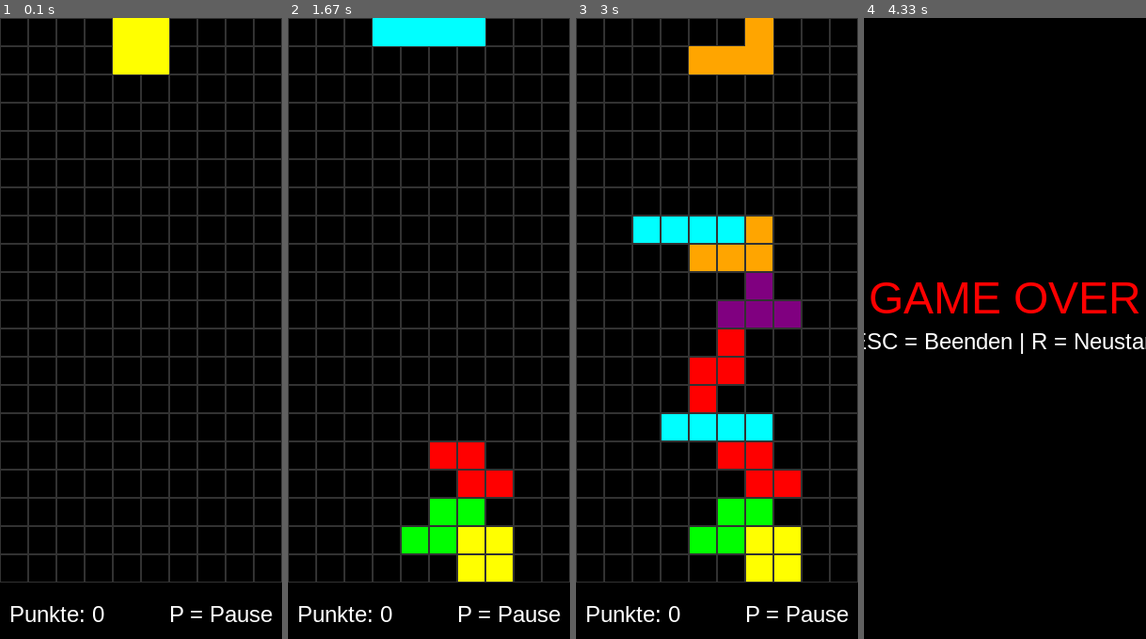
Above: before the commit, frames 1-4 (left to right).
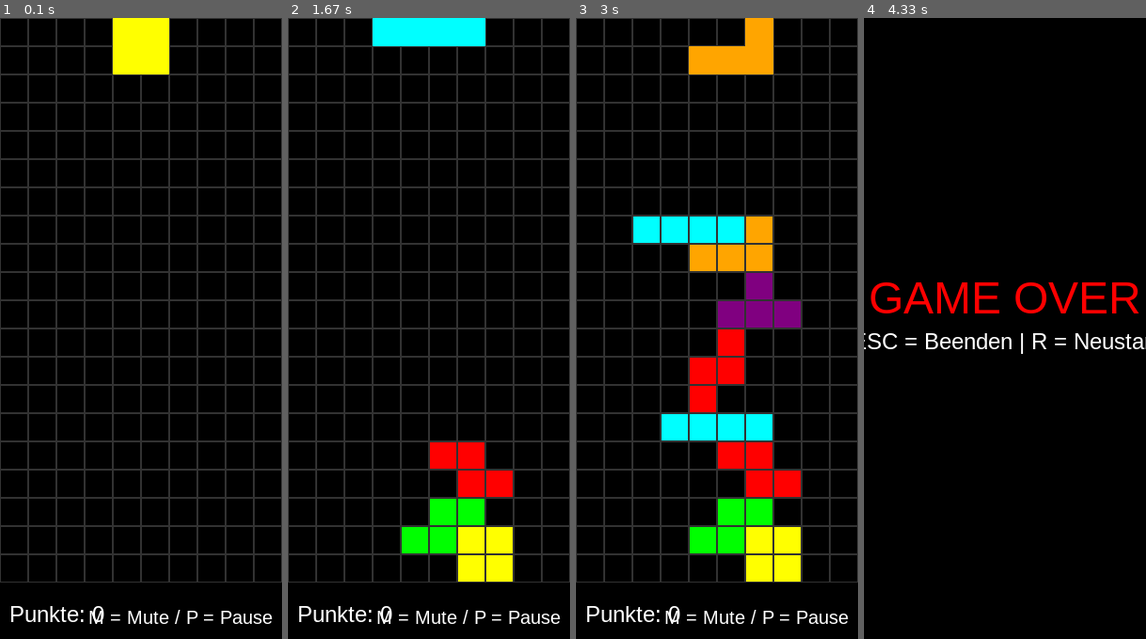
Above: after the commit, the same moments.

Repository: luca-waldvogel/tetris
Game: pygame game, started from main.py
Two runs of this game, one before a commit and one after it. Both use one fixed random seed, a clock stepped at 60 frames per second and the inputs below.
Inputs:
- Up to frame 1 (0.1 s): no input
- Up to frame 2 (1.67 s): hold M 0.33-0.8 s; hold Right 0.33-0.8 s; hold M 0.83-1.3 s; hold Right 0.83-1.3 s; tap Space at 0.9, 1.2, 1.4 s; hold Right from 1.33 s (still down)
- Up to frame 3 (3 s): tap Space at 1.7, 1.9, 2.23, 2.53, 2.73 s; release Right at 1.8 s; hold Up 1.83-2.13 s; hold Right 2.17-2.63 s; hold Left from 2.67 s (still down)
- Up to frame 4 (4.33 s): tap Space at 3.03, 3.3, 3.63, 3.93 s; release Left at 3.2 s; hold Down 3.23-3.53 s; hold Left 3.57-3.97 s

The runs differ from the first frame. In frame 1, 0.7% of the frame differs, in the area x 31-97%, y 94-98%; in frame 2, 0.7%; in frame 3, 0.7%; in frame 4, nothing differs.

Commit message:
music mute button

Diff:
--- a/main.py
+++ b/main.py
@@ -44,6 +44,7 @@
 def main():
     running = True
     paused = False
+    music_on = True
     fall_time = 0
     fall_speed = 30
     speed_increase_interval = 5000  # alle 5 Sekunden schneller
@@ -86,6 +87,13 @@
                     paused = not paused
                 if not paused:
                     pygame.mixer.music.set_volume(0.15)
+                    if event.key == pygame.K_m:
+                        if music_on:
+                            pygame.mixer.music.set_volume(0.0)
+                            music_on = False
+                        else:
+                            pygame.mixer.music.set_volume(0.15)
+                            music_on = True
                     if event.key == pygame.K_LEFT:
                         current.move(-1, 0)
                     elif event.key == pygame.K_RIGHT:
--- a/ui.py
+++ b/ui.py
@@ -3,13 +3,14 @@
 from field import get_score
 
 font = pygame.font.SysFont("Arial", 24)
+fontSmall = pygame.font.SysFont("Arial", 20)
 
 def draw_score(surface):
     text = font.render(f"Punkte: {get_score()}", True, (255, 255, 255))
     surface.blit(text, (10, height + 20))
 
 def draw_pause(surface):
-    text = font.render("P = Pause", True, (255, 255, 255))
+    text = fontSmall.render("M = Mute / P = Pause", True, (255, 255, 255))
     text_rect = text.get_rect()
     x_pos = width - text_rect.width - 10  # 10 Pixel Abstand vom rechten Rand
-    surface.blit(text, (x_pos, height + 20))
+    surface.blit(text, (x_pos, height + 25))
